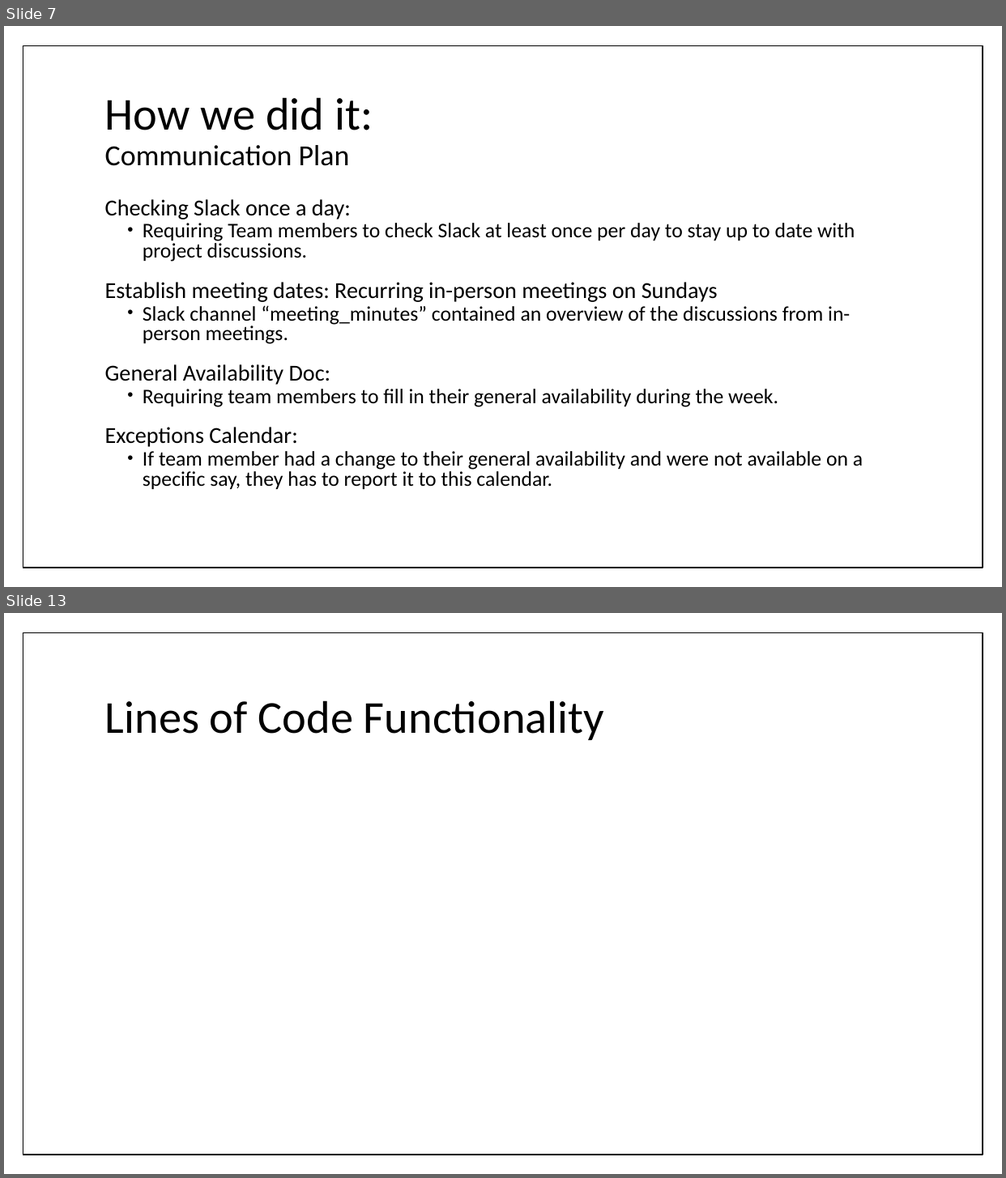
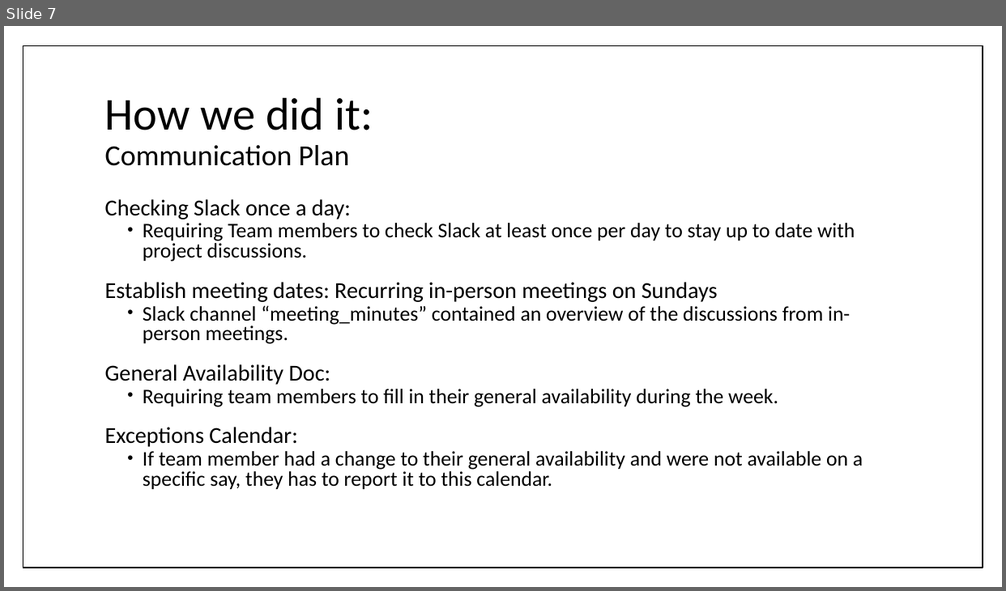
Before and after one commit to umdfeynman/umdfeynman, a slide deck: Work_In_Progress/CS/SPMP_Presentation.pptx. Shown one above the other, each under a label of ours: slides 7 and 13 before the commit, slide 7 after it; the slides between them are not shown. The pictures are 1006x1178 and 1006x591 pixels, drawn with LibreOffice and Linux fonts; fonts in the diff are those of the drawing. Boxes give left, top, right and bottom in pixels: in the first picture for what was removed or moved away, otherwise in the second. Text is boxed around its words. In the diff, an @@ line names an element or a change of style, - is before the commit and + after.

```diff
--- a/Work_In_Progress/CS/SPMP_Presentation.pptx
+++ b/Work_In_Progress/CS/SPMP_Presentation.pptx
@@ slide 13 removed at (4, 613, 1002, 1174), background #FFFFFF; not listed: 1 template element that a slide beside it also shows @@
@@ title removed at (105, 700, 604, 740) @@
-Lines of Code Functionality
```
Also in this commit, not shown: 9 slides changed, 4 slides added.
